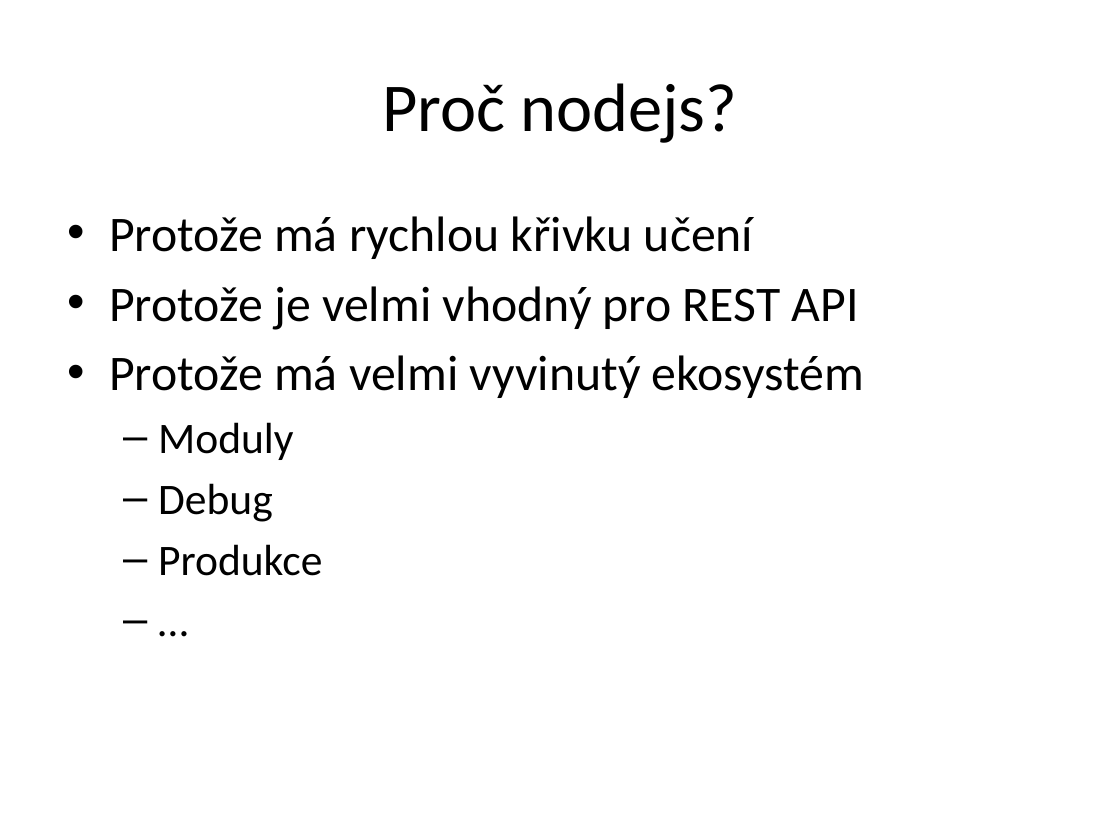
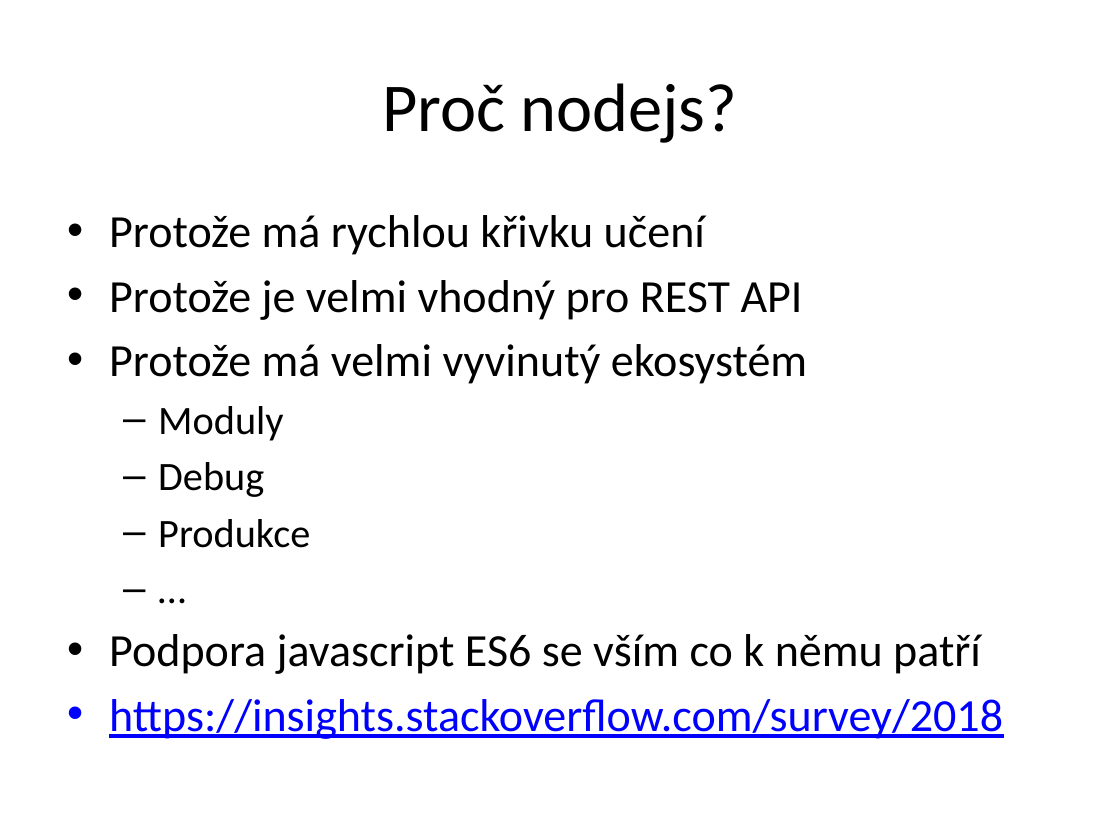
Before and after one commit to etnetera-activate/node-minicourse, a slide deck: slide 2 of node-uvod.pptx. Drawn at 1120x840 pixels with LibreOffice and Linux fonts; fonts in the diff are those of the drawing; background and template pictures are left out. Boxes give left, top, right and bottom in pixels: in the first picture for what was removed or moved away, otherwise in the second. Text is boxed around its words. In the diff, an @@ line names an element or a change of style, - is before the commit and + after.

```diff
--- a/node-uvod.pptx
+++ b/node-uvod.pptx
@@ text at <box>109,215,807,548</box>: size 32 to 29.6 pt in "Protože má rychlou křivku učení", "Protože je velmi vhodný pro REST API", "Protože má velmi vyvinutý ekosystém"; size 28 to 25.9 pt in "Moduly", "Debug", "Produkce", "…" @@
@@ text at <box>109,634,1003,739</box>: paragraphs added @@
+• Podpora javascript ES6 se vším co k němu patří
+• https://insights.stackoverflow.com/survey/2018
```
Also in this commit, not shown: 7 other slides changed, 3 slides added, 1 slide removed, 7 other files.
